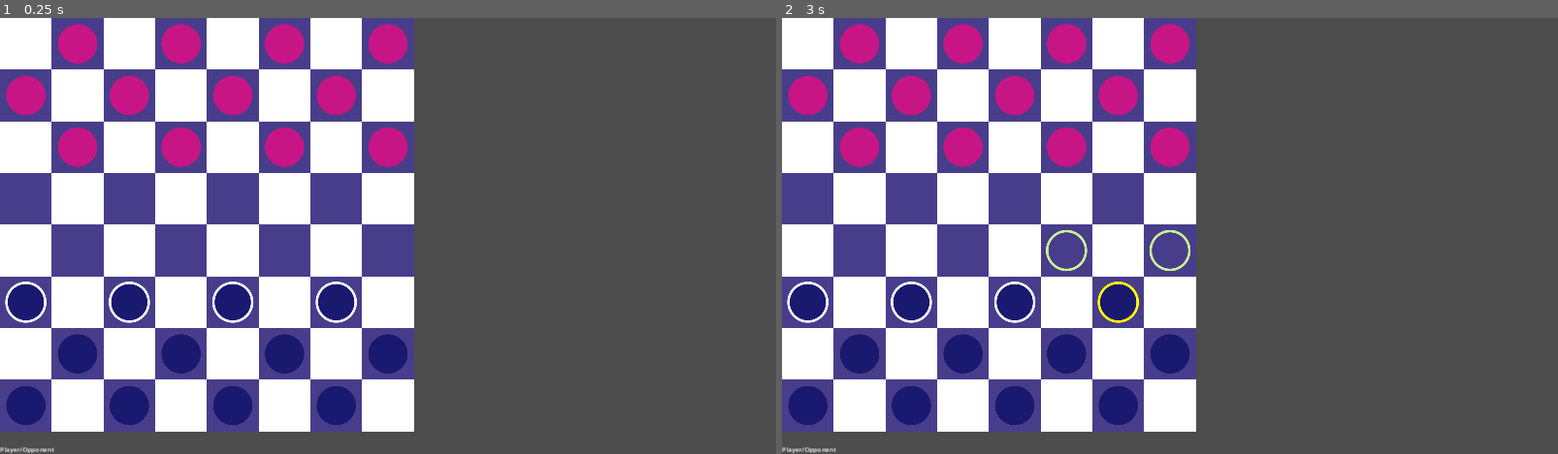
Above: before the commit, frames 1-2 (left to right).
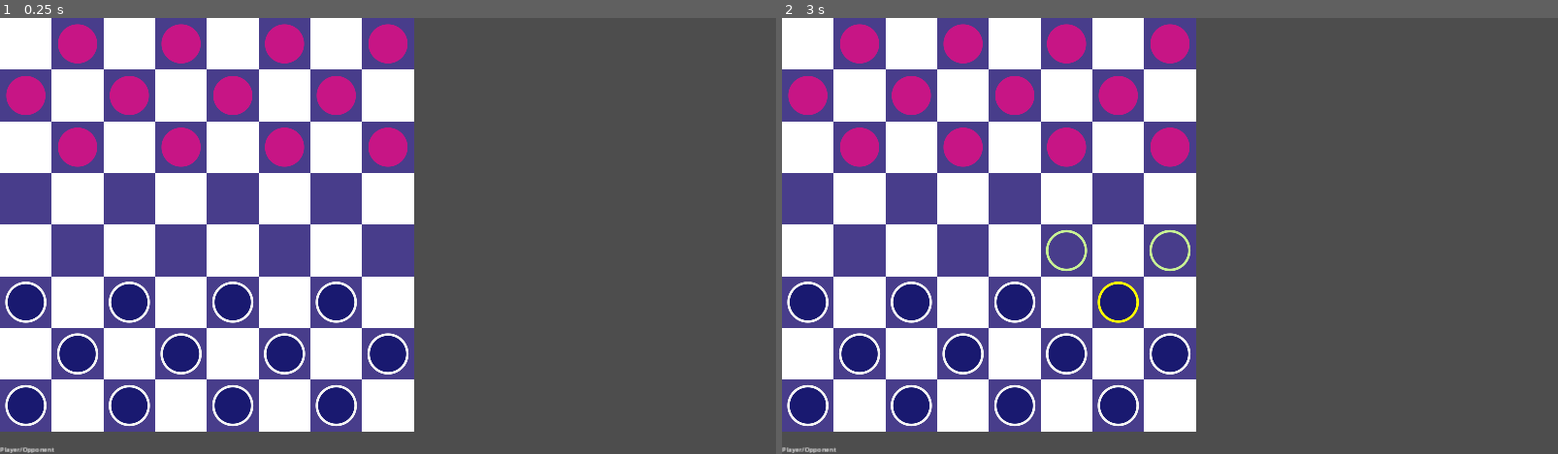
Above: after the commit, the same moments.

Repository: mattsullentrup/godot-checkers
Game: Godot game, scene res://rewrite/level/level.tscn
The game is run twice, just before and just after one commit, with the same random seed, the same clock (stepped at 60 frames per second) and the same inputs.
Inputs (mouse positions are in pixels of both pictures, inside the frame that each line leads up to):
- Up to frame 1 (0.25 s): no input
- Up to frame 2 (3 s): tap Enter at 0.5, 2 s; move the mouse to (1340, 214) at 0.52 s; press the mouse at (1340, 214) at 0.53 s; tap Space at 1.25, 2.75 s; move the mouse to (1014, 257) at 1.27 s; release the mouse at (1014, 257) at 1.28 s; right-click (1014, 257) at 1.35 s; click (1014, 257) at 1.42 s; move the mouse to (1247, 140) at 2.02 s; press the mouse at (1247, 140) at 2.03 s; move the mouse to (1131, 323) at 2.77 s; release the mouse at (1131, 323) at 2.78 s; right-click (1131, 323) at 2.85 s; click (1131, 323) at 2.92 s

The runs differ from the first frame. In frame 1, 0.8% of the frame differs, in the area x 0-53%, y 72-94%; in frame 2, 0.8%.

Commit message:
Work on refactoring out unit movement checking logic from unit group to dedicated child node

Diff:
--- a/9_10_24_checkers/rewrite/units/unit_group.gd
+++ b/9_10_24_checkers/rewrite/units/unit_group.gd
@@ -14,18 +14,23 @@
 var units: Array[Unit]
 var moveable_units: Array[Unit]
 var jumpable_units: Array[Unit]
+var all_units: Array[Unit]
 var selected_unit: Unit
+
+@onready var _unit_movement: UnitMovement = %UnitMovement
 
 
 func init() -> void:
 	for child in get_children():
 		var unit := child as Unit
-		if unit:
-			unit.team = team
-			unit.directions = _directions
-			unit.color = team_color
-			unit.unit_defeated.connect(_on_unit_defeated)
-			units.append(unit)
+		if not unit:
+			continue
+
+		unit.team = team
+		unit.directions = _directions
+		unit.color = team_color
+		unit.unit_defeated.connect(_on_unit_defeated)
+		units.append(unit)
 
 
 func set_selected_unit(unit: Unit) -> void:
@@ -53,7 +58,7 @@
 	for unit: Unit in moveable_units:
 		unit.can_move = false
 
-	_get_moveable_units()
+	_unit_movement.get_moveable_units()
 
 	if not jumpable_units.is_empty():
 		for unit in moveable_units:
@@ -76,91 +81,6 @@
 	turn_completed.emit(self)
 
 
-func _get_moveable_units() -> void:
-	for unit: Unit in units:
-		unit.available_cells.clear()
-		for direction in unit.directions:
-			var movement_direction: Vector2i = Globals.movement_vectors.get(direction)
-			var target_cell = unit.cell + movement_direction
-			if not _is_cell_available(unit, movement_direction, target_cell):
-				continue
-
-			moveable_units.append(unit)
-			unit.can_move = true
-			if not unit.can_jump:
-				continue
-
-			jumpable_units.append(unit)
-			for cell in unit.available_cells:
-				var squared_distance = unit.cell.distance_squared_to(cell)
-				if not squared_distance == 2:
-					continue
-
-				unit.available_cells.erase(cell)
-
-
-func _is_cell_available(unit: Unit, initial_direction: Vector2i, target_cell: Vector2i) -> bool:
-	if not _validate_tile(target_cell):
-		return false
-
-	for unit_on_board: Unit in get_parent().all_units:
-		if not unit_on_board.cell == target_cell:
-			continue
-
-		if unit_on_board.team == unit.team:
-			return false
-		else:
-			var new_target_cell = target_cell + initial_direction
-			if not _can_jump_to_cell(unit, new_target_cell, unit_on_board.cell):
-				return false
-
-			unit.available_cells.append(new_target_cell)
-			unit.can_jump = true
-			unit.units_to_jump_over.append(unit_on_board)
-			_check_for_multi_jumps(unit, new_target_cell)
-			return true
-
-	# Can make a normal move
-	unit.available_cells.append(target_cell)
-	return unit.available_cells.size() > 0
-
-
-func _check_for_multi_jumps(unit: Unit, starting_cell: Vector2i) -> void:
-	for direction in unit.directions:
-		var movement_direction = Globals.movement_vectors.get(direction)
-		var jumped_cell = movement_direction + starting_cell
-		var new_target_cell = jumped_cell + movement_direction
-		if _can_jump_to_cell(unit, new_target_cell, jumped_cell):
-			for unit_on_board: Unit in get_parent().all_units:
-				if unit_on_board.cell == jumped_cell:
-					unit.units_to_jump_over.append(unit_on_board)
-					break
-			unit.available_cells.append(new_target_cell)
-			_check_for_multi_jumps(unit, new_target_cell)
-
-
-func _can_jump_to_cell(unit: Unit, target_cell: Vector2i, jumped_cell: Vector2i) -> bool:
-	if not _validate_tile(target_cell):
-		return false
-
-	if get_parent().all_units.any(func(x: Unit): return x.cell == target_cell):
-		return false
-
-	return get_parent().all_units.any(
-			func(x: Unit): return x.cell == jumped_cell and not x.team == unit.team
-	)
-
-
-func _validate_tile(tile_pos) -> bool:
-	if tile_pos.x < 0 or tile_pos.x > (Globals.GRID_SIZE - 1):
-		return false
-
-	if tile_pos.y < 0 or tile_pos.y > (Globals.GRID_SIZE - 1):
-		return false
-
-	return true
-
-
 func _on_unit_defeated(unit: Unit) -> void:
 	units.erase(unit)
 	if units.size() == 0:
--- a/9_10_24_checkers/rewrite/units/unit_group.tscn
+++ b/9_10_24_checkers/rewrite/units/unit_group.tscn
@@ -1,6 +1,11 @@
-[gd_scene load_steps=2 format=3 uid="uid://cikidu87xgf1b"]
+[gd_scene load_steps=3 format=3 uid="uid://cikidu87xgf1b"]
 
 [ext_resource type="Script" path="res://rewrite/units/unit_group.gd" id="1_va18p"]
+[ext_resource type="Script" path="res://rewrite/units/unit_movement.gd" id="2_0vgtj"]
 
 [node name="UnitGroup" type="Node2D"]
 script = ExtResource("1_va18p")
+
+[node name="UnitMovement" type="Node2D" parent="."]
+unique_name_in_owner = true
+script = ExtResource("2_0vgtj")
--- /dev/null
+++ b/9_10_24_checkers/rewrite/units/unit_movement.gd
@@ -0,0 +1,90 @@
+class_name UnitMovement
+extends Node2D
+
+
+@onready var _parent: UnitGroup = get_parent()
+
+
+func get_moveable_units() -> void:
+	for unit: Unit in _parent.units:
+		unit.available_cells.clear()
+		for direction in unit.directions:
+			var movement_direction: Vector2i = Globals.movement_vectors.get(direction)
+			var target_cell = unit.cell + movement_direction
+			if not _is_cell_available(unit, movement_direction, target_cell):
+				continue
+
+			_parent.moveable_units.append(unit)
+			unit.can_move = true
+			if not unit.can_jump:
+				continue
+
+			_parent.jumpable_units.append(unit)
+			for cell in unit.available_cells:
+				var squared_distance = unit.cell.distance_squared_to(cell)
+				if not squared_distance == 2:
+					continue
+
+				unit.available_cells.erase(cell)
+
+
+func _is_cell_available(unit: Unit, initial_direction: Vector2i, target_cell: Vector2i) -> bool:
+	if not _validate_tile(target_cell):
+		return false
+
+	for unit_on_board: Unit in _parent.all_units:
+		if not unit_on_board.cell == target_cell:
+			continue
+
+		if unit_on_board.team == unit.team:
+			return false
+		else:
+			var new_target_cell = target_cell + initial_direction
+			if not _can_jump_to_cell(unit, new_target_cell, unit_on_board.cell):
+				return false
+
+			unit.available_cells.append(new_target_cell)
+			unit.can_jump = true
+			unit.units_to_jump_over.append(unit_on_board)
+			_check_for_multi_jumps(unit, new_target_cell)
+			return true
+
+	# Can make a normal move
+	unit.available_cells.append(target_cell)
+	return unit.available_cells.size() > 0
+
+
+func _check_for_multi_jumps(unit: Unit, starting_cell: Vector2i) -> void:
+	for direction in unit.directions:
+		var movement_direction = Globals.movement_vectors.get(direction)
+		var jumped_cell = movement_direction + starting_cell
+		var new_target_cell = jumped_cell + movement_direction
+		if _can_jump_to_cell(unit, new_target_cell, jumped_cell):
+			for unit_on_board: Unit in _parent.all_units:
+				if unit_on_board.cell == jumped_cell:
+					unit.units_to_jump_over.append(unit_on_board)
+					break
+			unit.available_cells.append(new_target_cell)
+			_check_for_multi_jumps(unit, new_target_cell)
+
+
+func _can_jump_to_cell(unit: Unit, target_cell: Vector2i, jumped_cell: Vector2i) -> bool:
+	if not _validate_tile(target_cell):
+		return false
+
+	if _parent.all_units.any(func(x: Unit): return x.cell == target_cell):
+		return false
+
+	return _parent.all_units.any(
+			func(x: Unit): return x.cell == jumped_cell and not x.team == unit.team
+	)
+
+
+func _validate_tile(tile_pos) -> bool:
+	if tile_pos.x < 0 or tile_pos.x > (Globals.GRID_SIZE - 1):
+		return false
+
+	if tile_pos.y < 0 or tile_pos.y > (Globals.GRID_SIZE - 1):
+		return false
+
+	return true
--- a/9_10_24_checkers/rewrite/units/units_container.gd
+++ b/9_10_24_checkers/rewrite/units/units_container.gd
@@ -41,12 +41,14 @@
 
 func init() -> void:
 	_player_group.team = Globals.Team.PLAYER
+	_player_group.all_units = all_units
+	_player_group.turn_completed.connect(_on_turn_completed)
 	_player_group.init()
-	_player_group.turn_completed.connect(_on_turn_completed)
 
 	_opponent_group.team = Globals.Team.OPPONENT
+	_opponent_group.all_units = all_units
+	_opponent_group.turn_completed.connect(_on_turn_completed)
 	_opponent_group.init()
-	_opponent_group.turn_completed.connect(_on_turn_completed)
 
 
 func start_battle() -> void:
